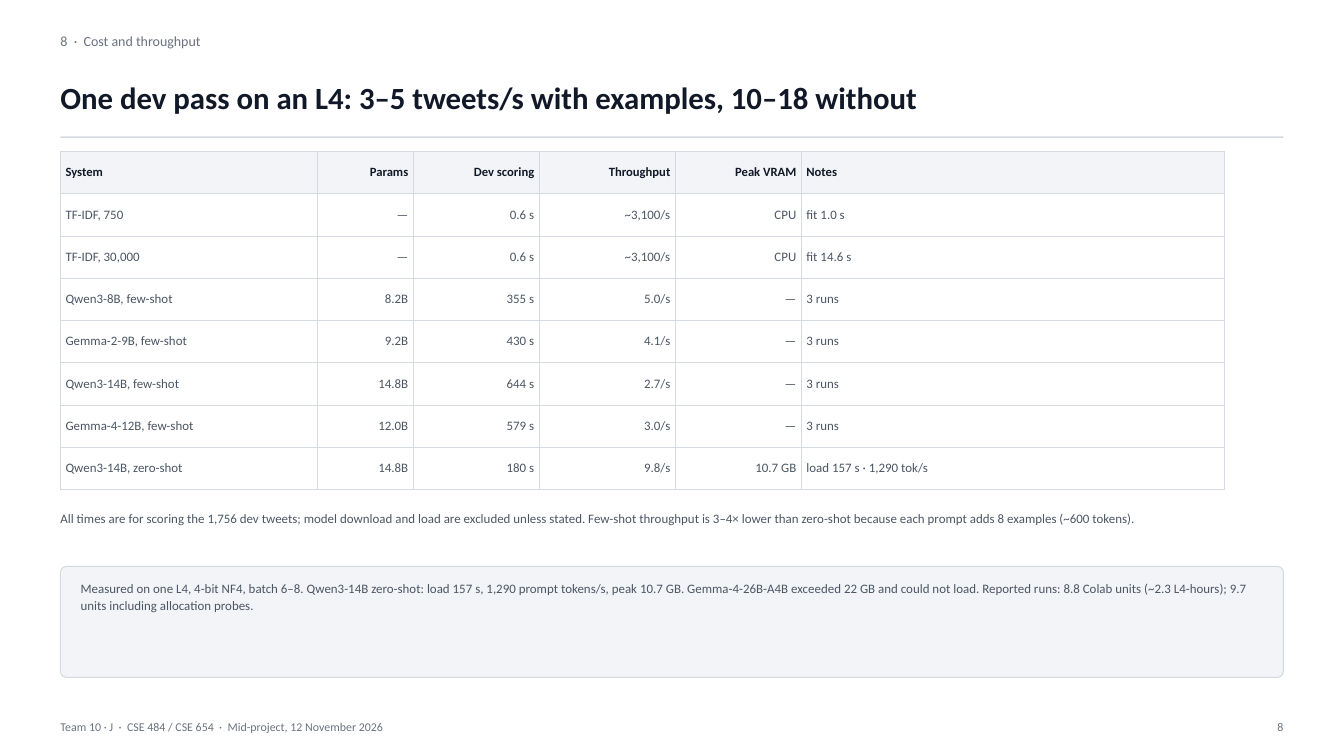
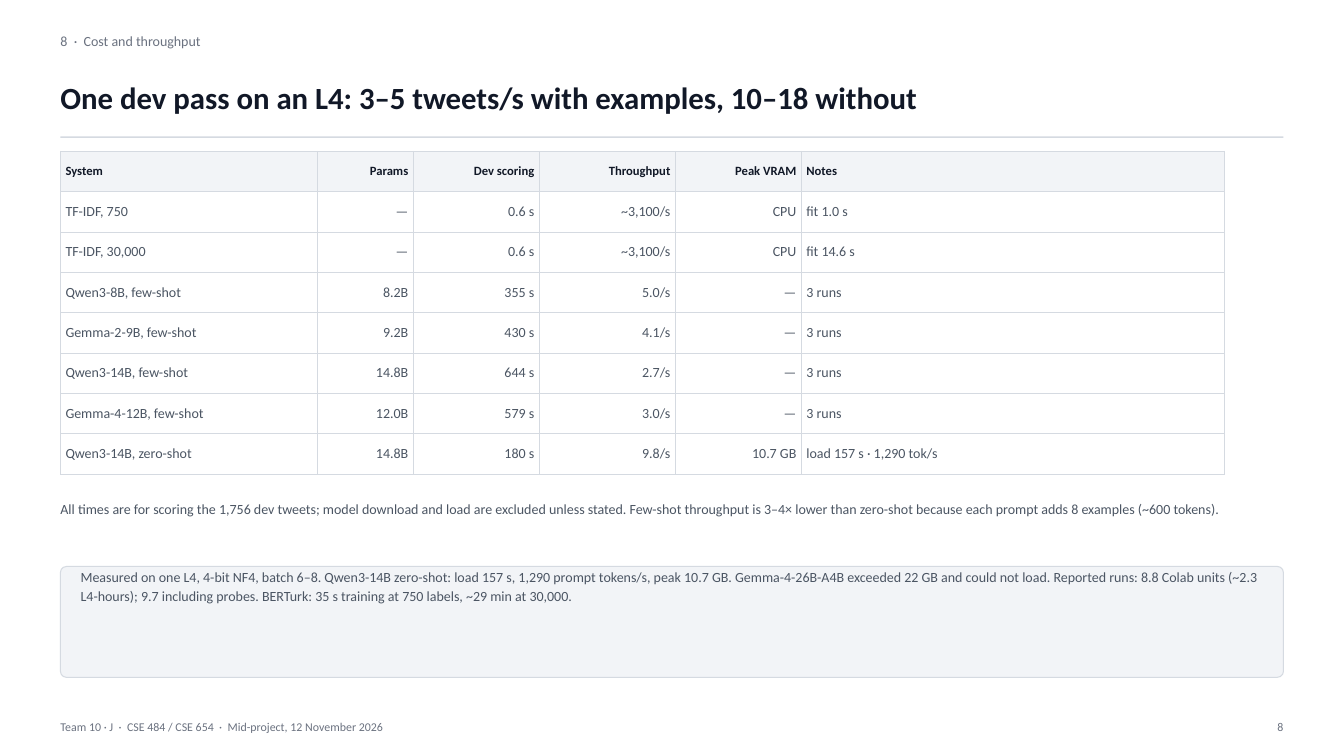
Before and after one commit to VesileHann/offenseval-tr-midproject, a slide deck: slide 8 of paper/Team10_MidProject.pptx. Drawn at 1344x756 pixels with LibreOffice and Linux fonts; fonts in the diff are those of the drawing. Boxes give left, top, right and bottom in pixels: in the first picture for what was removed or moved away, otherwise in the second. Text is boxed around its words. In the diff, an @@ line names an element or a change of style, - is before the commit and + after.

Commit message:
paper: improve slide typography and align with fine-tuning results

```diff
--- a/paper/Team10_MidProject.pptx
+++ b/paper/Team10_MidProject.pptx
@@ table at [60,151,1225,464] @@
@@ size 9.2 to 10 pt in "TF-IDF, 750", "—", "0.6 s", "~3,100/s" and 38 more places @@
@@ text "All times are for scoring ...": place and size @@
-text "All times are for scoring ..." at [60,514,1134,525]
+text "All times are for scoring ..." at [60,504,1219,517]
@@ text "All times are for scoring ..." at [60,504,1219,517]: size 9.2 to 10 pt @@
@@ text at [81,572,1257,604]: text changed; size 9.2 to 10 pt @@
-Measured on one L4, 4-bit NF4, batch 6–8. Qwen3-14B zero-shot: load 157 s, 1,290 prompt tokens/s, peak 10.7 GB. Gemma-4-26B-A4B exceeded 22 GB and could not load. Reported runs: 8.8 Colab units (~2.3 L4-hours); 9.7 units including allocation probes.
+Measured on one L4, 4-bit NF4, batch 6–8. Qwen3-14B zero-shot: load 157 s, 1,290 prompt tokens/s, peak 10.7 GB. Gemma-4-26B-A4B exceeded 22 GB and could not load. Reported runs: 8.8 Colab units (~2.3 L4-hours); 9.7 including probes. BERTurk: 35 s training at 750 labels, ~29 min at 30,000.
```
Also in this commit, not shown: 13 other slides changed, 1 other file.
